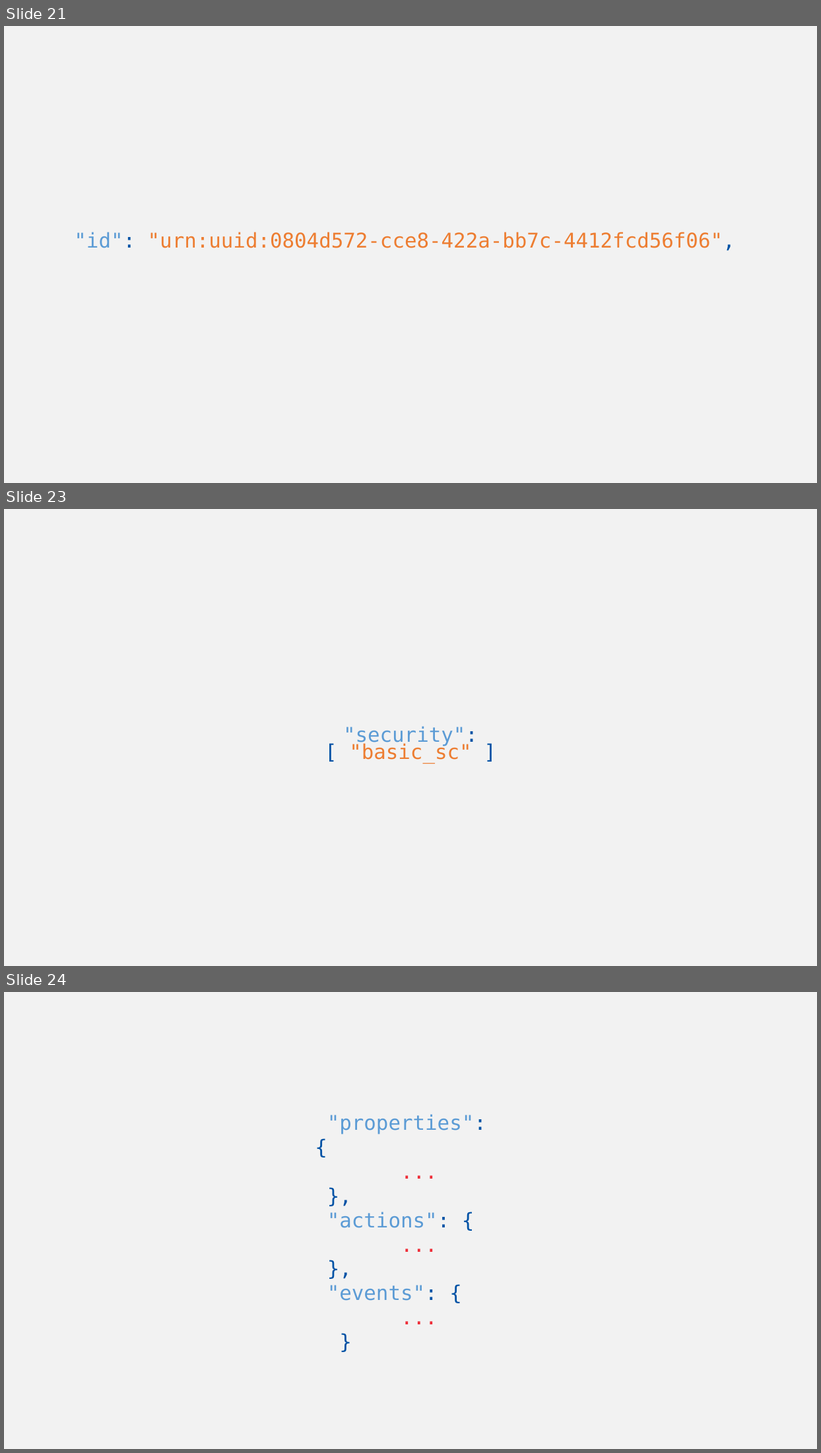
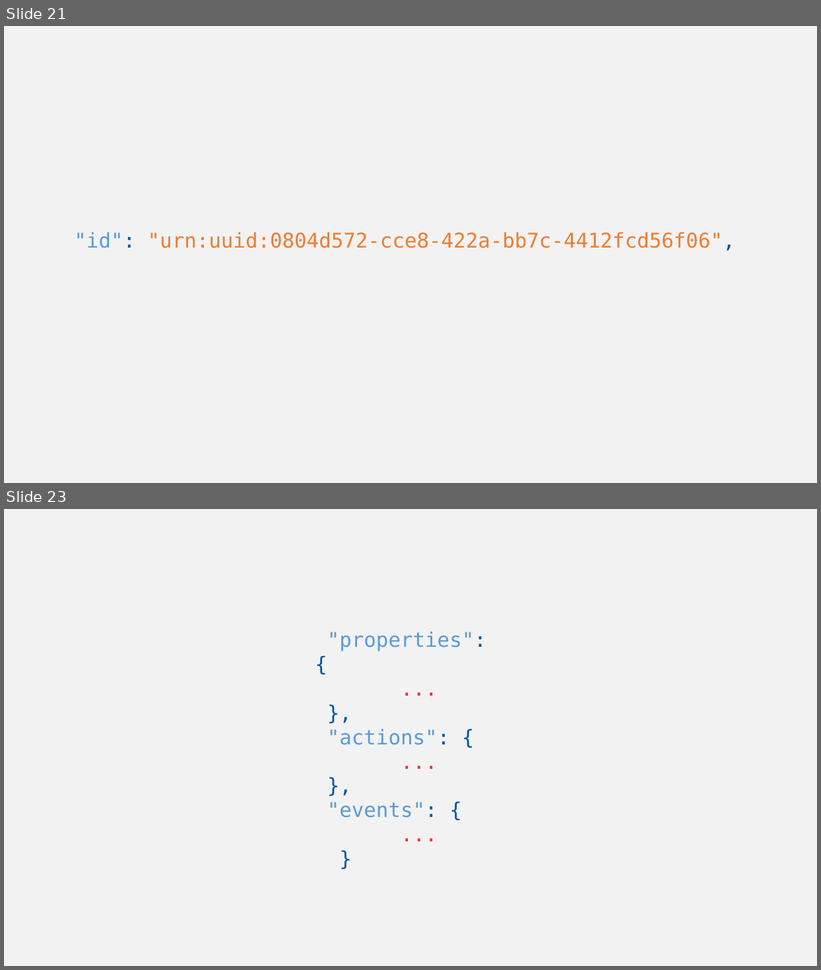
Before and after one commit to w3c/wot-cg, a slide deck: Tutorials/whatiswot/13-Thing_Description/13-Thing_Description.pptx. Shown one above the other, each under a label of ours: slides 21, 23 and 24 before the commit, slides 21 and 23 after it; the slides between them are not shown. The pictures are 821x1453 and 821x970 pixels, drawn with LibreOffice and Linux fonts; fonts in the diff are those of the drawing. Boxes give left, top, right and bottom in pixels: in the first picture for what was removed or moved away, otherwise in the second. Text is boxed around its words. In the diff, an @@ line names an element or a change of style, - is before the commit and + after.

```diff
--- a/Tutorials/whatiswot/13-Thing_Description/13-Thing_Description.pptx
+++ b/Tutorials/whatiswot/13-Thing_Description/13-Thing_Description.pptx
@@ slide 23 removed at (4,509,817,966), background #F2F2F2 @@
@@ text removed at (343,726,478,764) @@
-"security": [ "basic_sc" ]
@@ what was slide 24 is now slide 23 @@
```
Also in this commit, not shown: 2 slides changed.
